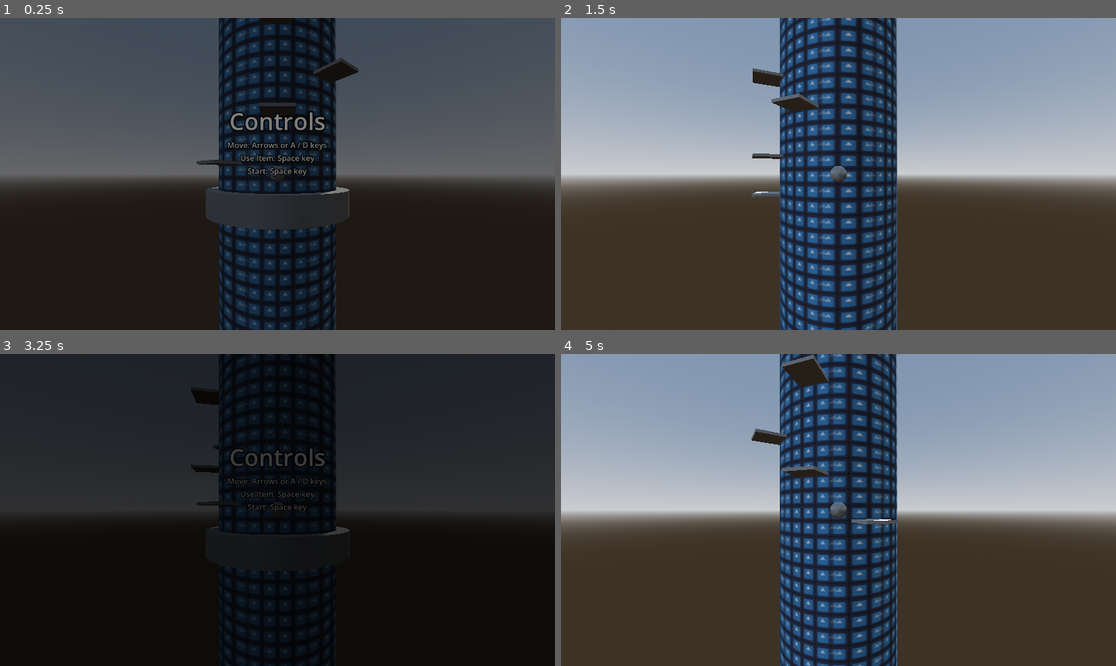
Above: before the commit, frames 1-4 (two rows, left to right).
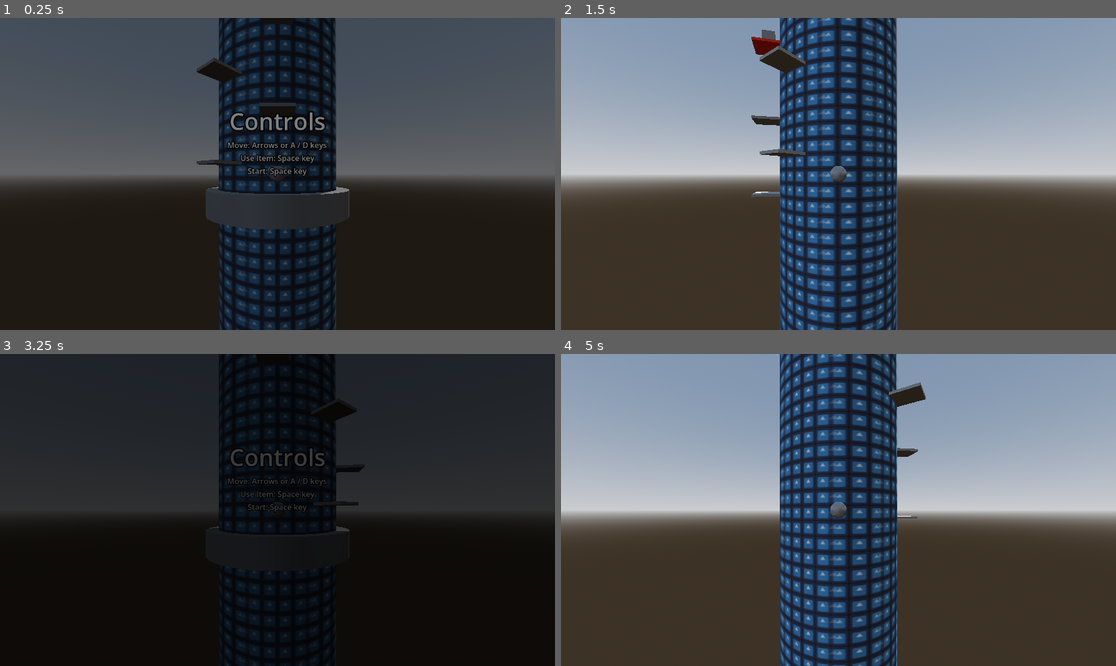
Above: after the commit, the same moments.

Repository: safgd/Infinite-Jump-Game
Game: Godot game, scene res://Scenes/game.tscn
Same seed, same stepped clock (60 frames per second), same inputs: the game is played once before the commit and once after it. The engine's default icon, where the game draws it, is replaced by a stand-in: a white triangle on a blue panel in a dark square.
Inputs:
- Up to frame 1 (0.25 s): no input
- Up to frame 2 (1.5 s): tap Enter (ui_accept) at 0.5, 0.77 s; hold Right (ui_right) 0.53-1.28 s; hold Down (ui_down) from 1.28 s (still down)
- Up to frame 3 (3.25 s): tap Enter (ui_accept) at 1.52, 3.02 s; release Down (ui_down) at 2.03 s; hold Right (ui_right) 2.03-2.78 s; hold Up (ui_up) from 2.78 s (still down)
- Up to frame 4 (5 s): release Up (ui_up) at 3.53 s; hold Left (ui_left) from 3.53 s (still down); tap Enter (ui_accept) at 3.77, 4.52 s

The runs differ from the first frame. In frame 1, 0.6% of the frame differs, in the area x 35-65%, y 12-21%; in frame 2, 1.5%, in the area x 34-47%, y 3-46%; in frame 3, 0.6%; in frame 4, 1.5%.

Commit message:
Code cleanup and comments added. Flipping platfrom spawnrate adjusted

Diff:
--- a/Scenes/cylinder_map.tscn
+++ b/Scenes/cylinder_map.tscn
@@ -20,7 +20,7 @@
 script = ExtResource("1_q48st")
 platform_scene = ExtResource("2_q1o56")
 collectable_scenes = Array[PackedScene]([ExtResource("3_shrax"), ExtResource("4_ih5fc")])
-flipping_condition_value = 0.2
+flipping_condition_value = 0.05
 
 [node name="MeshInstance3D" type="MeshInstance3D" parent="." unique_id=961004207]
 mesh = SubResource("CylinderMesh_ndhib")
--- a/Scenes/platform.tscn
+++ b/Scenes/platform.tscn
@@ -1,6 +1,9 @@
 [gd_scene format=3 uid="uid://ylpbad5s4hr1"]
 
 [ext_resource type="Script" uid="uid://q780r2dxcbtc" path="res://Scripts/platform.gd" id="1_1rc8e"]
+
+[sub_resource type="StandardMaterial3D" id="StandardMaterial3D_1rc8e"]
+albedo_color = Color(0.92224, 0.2513202, 0.13446787, 1)
 
 [sub_resource type="BoxMesh" id="BoxMesh_ndhib"]
 size = Vector3(2, 0.2, 4)
@@ -10,10 +13,11 @@
 
 [node name="Platform" type="Area3D" unique_id=551179388]
 script = ExtResource("1_1rc8e")
+breakable_material = SubResource("StandardMaterial3D_1rc8e")
 move_dist = 0.2
 flip_angle_distance = 0.5
 
-[node name="MeshInstance3D" type="MeshInstance3D" parent="." unique_id=73556812]
+[node name="Mesh" type="MeshInstance3D" parent="." unique_id=73556812]
 transform = Transform3D(1, 0, 0, 0, 1, 0, 0, 0, 1, 0, 0, 5)
 mesh = SubResource("BoxMesh_ndhib")
 
--- a/Scripts/cylinder_map.gd
+++ b/Scripts/cylinder_map.gd
@@ -2,23 +2,32 @@
 extends Node3D
 
 @export var platform_scene: PackedScene
+@export var collectable_scenes: Array[PackedScene]
+## Defines the circle where platforms are spawned on
 @export var radius: float = 5.0
+@export var plat_dist_x: float = 40.0
+@export var plat_dist_y: float = 3.0
+
 @onready var platforms: Node3D = $Platforms
 @onready var collectables: Node3D = $Collectables
 
-@export var plat_dist_x: float = 40.0
-@export var plat_dist_y: float = 3.0
-@export var collectable_scenes: Array[PackedScene]
+
+
 var platform_tokens = 20
 
 var last_plat: Platform
 
-# unused so far
+# unused so far, could be used to track progress
 var difficulty_level: int = 0
 
+@export_category("Random Factors")
+## chance for any platform to be breakable
 @export var breakable_condition_value: float = 0.1
+## chance for any platform to be a moving one
 @export var movable_condition_value: float = 0.1
-@export var flipping_condition_value: float = 0.6
+## chance for any non-moving platform to be a flipping one
+@export var flipping_condition_value: float = 0.1
+## chance for collectables to spawn on any non-moving or non_flipping platform
 @export var collectable_spawn_value: float = 0.1
 
 func _ready() -> void:
@@ -48,9 +57,8 @@
 	else:
 		new_plat = platform_scene.instantiate()
 
-
 	platforms.add_child(new_plat)
-	new_plat.breakable = false
+	new_plat.reset()
 	new_plat.parent_map = self
 	new_plat.global_position.y += plat_dist_y
 	var new_rotation: float = new_plat.rotation_degrees.y
@@ -66,7 +74,6 @@
 		new_plat.start_moving()
 	elif randf() < flipping_condition_value:
 		new_plat.start_flipping()
-		print("flipping platform spawned: " + str(new_plat.name))
 	elif randf() < collectable_spawn_value:
 		var collectable: Collectable = collectable_scenes[randi() % collectable_scenes.size()].instantiate()
 		collectables.add_child(collectable)
@@ -82,3 +89,4 @@
 	difficulty_level += 1
 	breakable_condition_value = clampf(breakable_condition_value, breakable_condition_value + 0.05, 1.0)
 	movable_condition_value = clampf(movable_condition_value, movable_condition_value + 0.05, 1.0)
+	flipping_condition_value = clampf(flipping_condition_value, movable_condition_value + 0.05, 1.0)
--- a/Scripts/platform.gd
+++ b/Scripts/platform.gd
@@ -3,21 +3,27 @@
 
 @onready var flip_timer: Timer = $"Flip Timer"
 
-var move_tween: Tween
+@export var breakable_material: StandardMaterial3D
+var breakable: bool = false:
+	set(value):
+		if value and value != breakable:
+			mesh.set_surface_override_material(0, breakable_material)
+		breakable = value
+## describes the radiant angle, where the platform moves along
 @export var move_dist: float = 4.0
 @export var loop_duration: float = 2.0
-@export var breakable: bool = false
+var move_tween: Tween
+## similar to move_dist
+@export var flip_angle_distance: float = 2.0
+var flipped: bool = false
 
 var parent_map: Map
 @onready var collectable_spawn_slot: Marker3D = $"Collectable Spawn Slot"
+@onready var mesh: MeshInstance3D = $Mesh
 
-@export var flip_angle_distance: float = 2.0
-var flipped: bool = false
-
-
-
-func _ready() -> void:
-	pass
+func reset()->void:
+	breakable = false
+	mesh.set_surface_override_material(0, null)
 
 func start_moving()->void:
 	move_tween = get_tree().create_tween().set_loops()
@@ -36,7 +42,6 @@
 	parent_map.platform_tokens += 1
 	call_deferred("queue_free")
 
-
 func _on_body_entered(body: Node3D) -> void:
 	if body is Player:
 		(body as Player).jump()
@@ -45,7 +50,6 @@
 	if breakable and body is Player and body.global_position.y > global_position.y:
 		destroy()
 
-
 func _on_flip_timer_timeout() -> void:
 	if flipped:
 		rotation.y += flip_angle_distance
--- a/Scripts/player.gd
+++ b/Scripts/player.gd
@@ -1,21 +1,21 @@
 class_name Player
 extends CharacterBody3D
 
+@export_category("Setup")
 @export var map_to_rotate: Map
 @export var base: Node3D
 @export var ui: Game_UI
 
+@export_category("Movement")
 @export var speed: float = 5.0
 @export var jump_velocity = 4.5
-var started: bool = false
 @export var gravity_force: float = -12
 @export var lowered_gravity_force: float = -6
 
+var started: bool = false
 var usable_collectable: Collectable.Type
 var active_collectable: Collectable.Type
 @onready var collectable_use_timer: Timer = $"Collectable Use Timer"
-
-
 
 func _physics_process(delta: float) -> void:
 	# Add the gravity.
